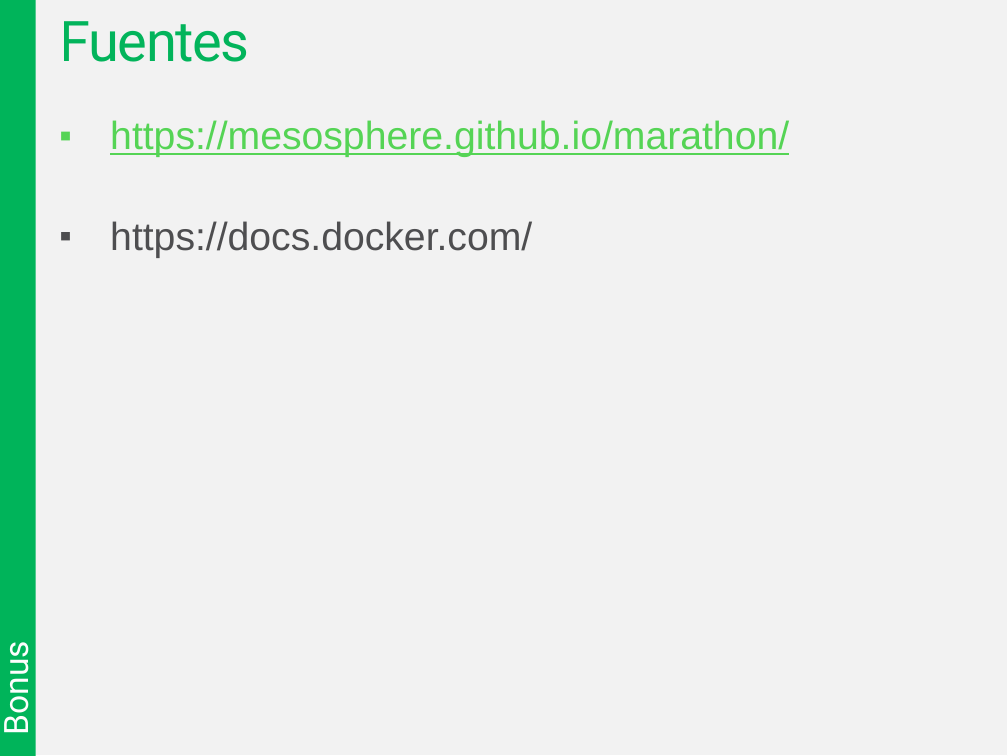
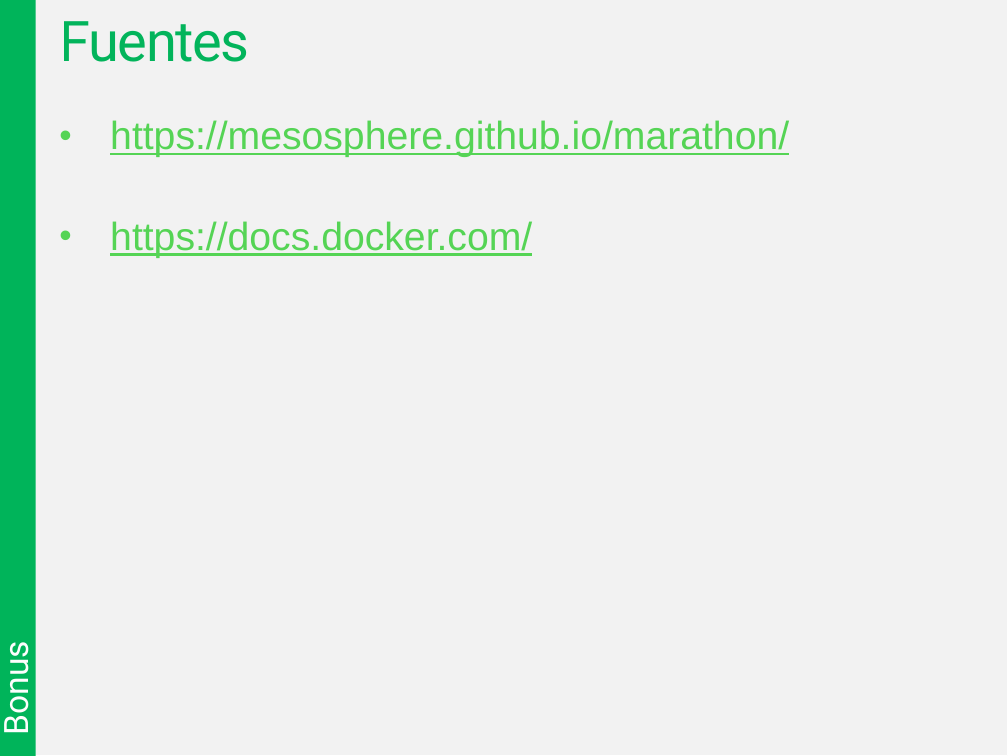
Before and after one commit to acalder88/docker-training, a slide deck: slide 39 of ContainersT.pptx. Drawn at 1008x756 pixels with LibreOffice and Linux fonts; fonts in the diff are those of the drawing; background and template pictures are left out. Boxes give left, top, right and bottom in pixels: in the first picture for what was removed or moved away, otherwise in the second. Text is boxed around its words. In the diff, an @@ line names an element or a change of style, - is before the commit and + after.

```diff
--- a/ContainersT.pptx
+++ b/ContainersT.pptx
@@ text "https://mesosphere.github.io/marathon/" at <box>110,120,789,258</box>: text colour #4D4D4F to #55D455, underline on in "https://docs.docker.com/"; bullet ▪ to • @@
```
Also in this commit, not shown: 6 other slides changed.
